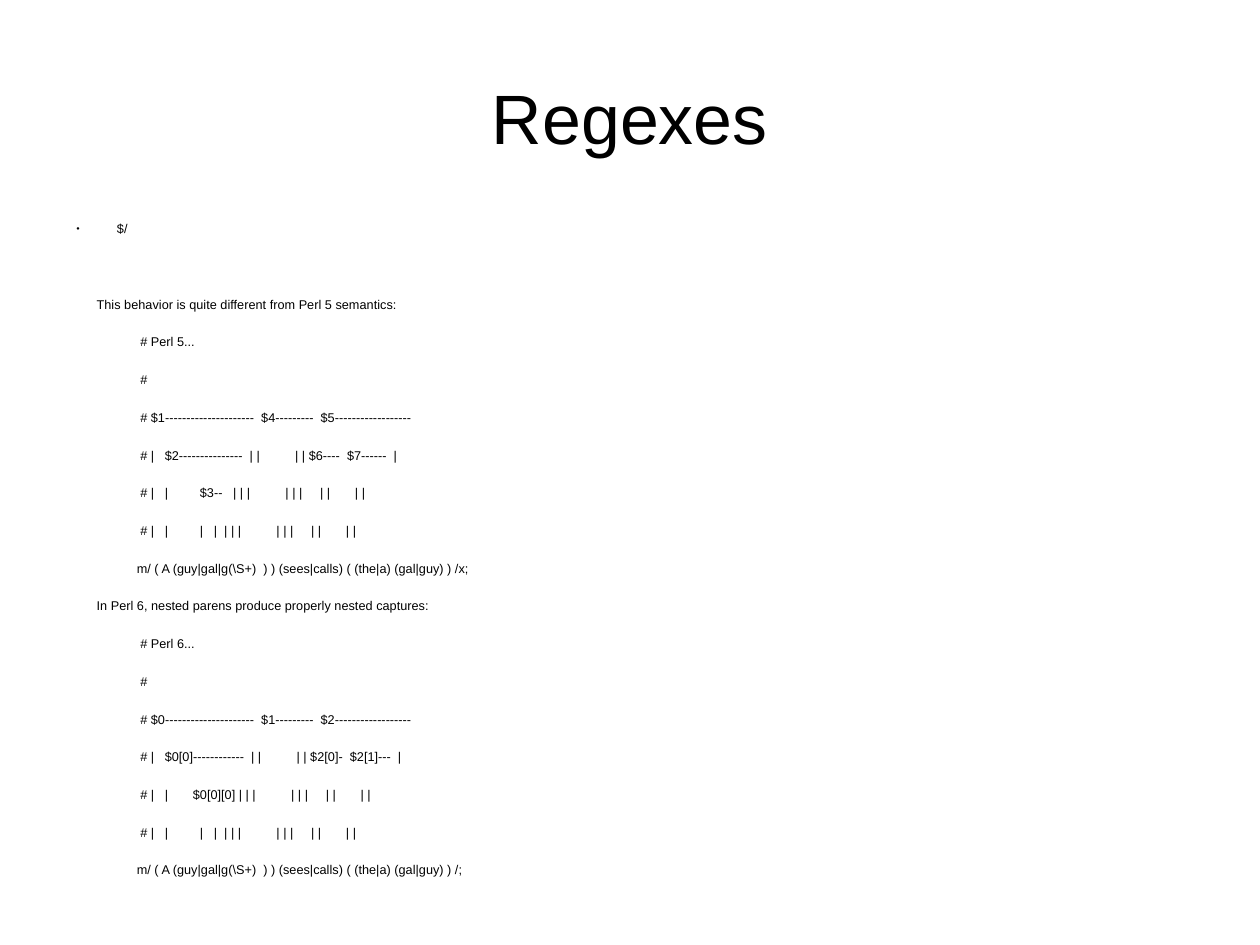
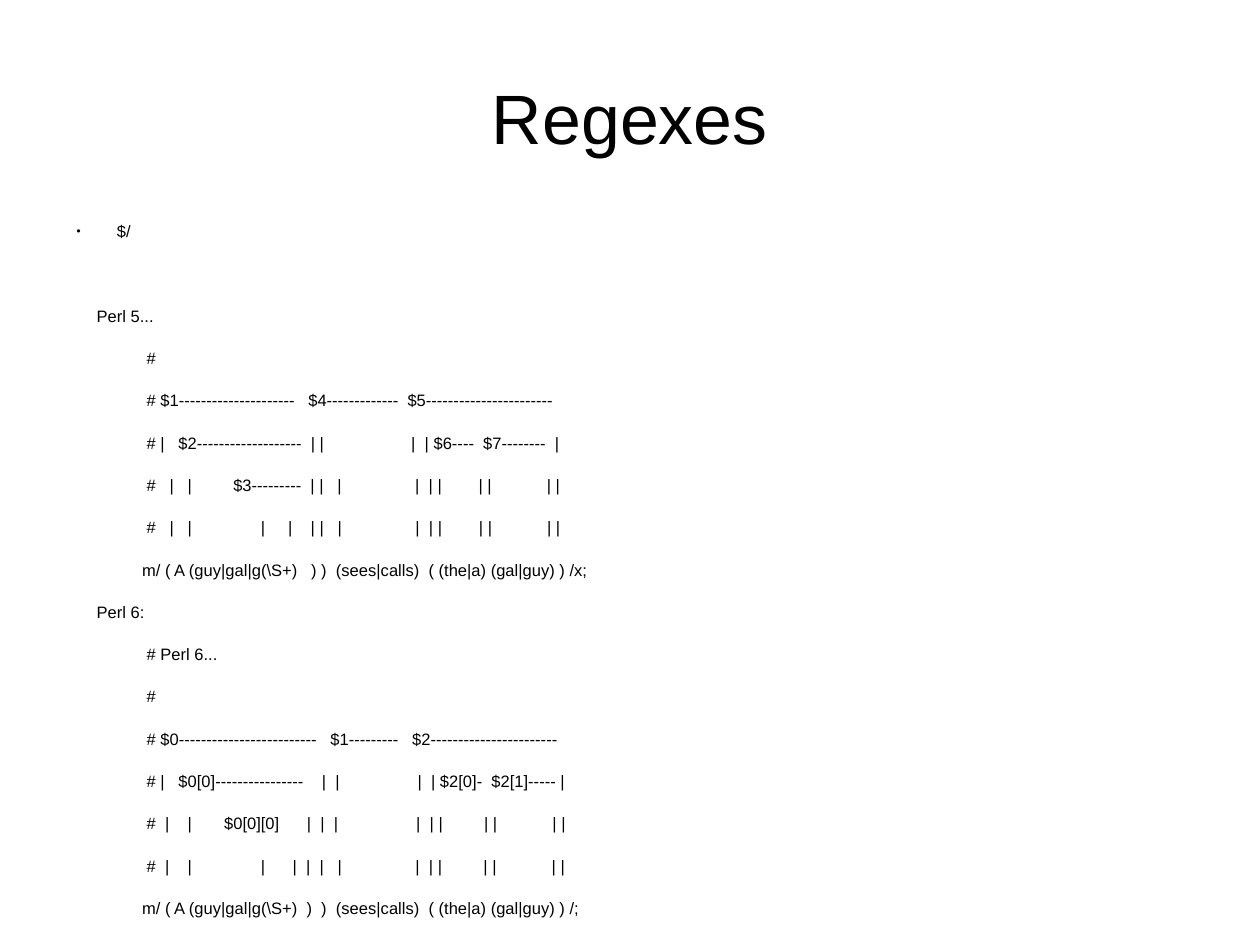
Before and after one commit to renatolrr/Regexes-and-Rules, a slide deck: slide 12 of impress/odp/Regexes-and-Rules.odp (slide 8 before the commit). Drawn at 1260x945 pixels with LibreOffice and Linux fonts; fonts in the diff are those of the drawing. Boxes give left, top, right and bottom in pixels: in the first picture for what was removed or moved away, otherwise in the second. Text is boxed around its words. In the diff, an @@ line names an element or a change of style, - is before the commit and + after.

```diff
--- a/impress/odp/Regexes-and-Rules.odp
+++ b/impress/odp/Regexes-and-Rules.odp
@@ text at box(97, 310, 154, 322): text changed; size 8 to 10.4 pt @@
-This behavior is quite different from Perl 5 semantics:
-# Perl 5...
+Perl 5...
@@ text at box(160, 394, 553, 492): text changed; size 8 to 10.4 pt @@
-# $1--------------------- $4--------- $5------------------
-# | $2--------------- | | | | $6---- $7------ |
-# | | $3-- | | | | | | | | | |
+# $1--------------------- $4------------- $5-----------------------
+# | $2------------------- | | | | $6---- $7-------- |
+# | | $3--------- | | | | | | | | | |
@@ text at box(142, 564, 587, 918): size 8 to 10.4 pt in "$/", "#", "# | | | | | | ...", "m/ ( A (guy|gal|g(\S+) ) ) (sees|calls) ..." and 5 more places @@
@@ text at box(97, 606, 145, 618): text changed; size 8 to 10.4 pt @@
-In Perl 6, nested parens produce properly nested captures:
+Perl 6:
@@ text at box(160, 732, 557, 791): text changed; size 8 to 10.4 pt @@
-# $0--------------------- $1--------- $2------------------
-# | $0[0]------------ | | | | $2[0]- $2[1]--- |
+# $0------------------------- $1--------- $2-----------------------
+# | $0[0]---------------- | | | | $2[0]- $2[1]----- |
```
Also in this commit, not shown: 5 other slides changed, 8 slides added, 1 slide removed, 2 other files.
